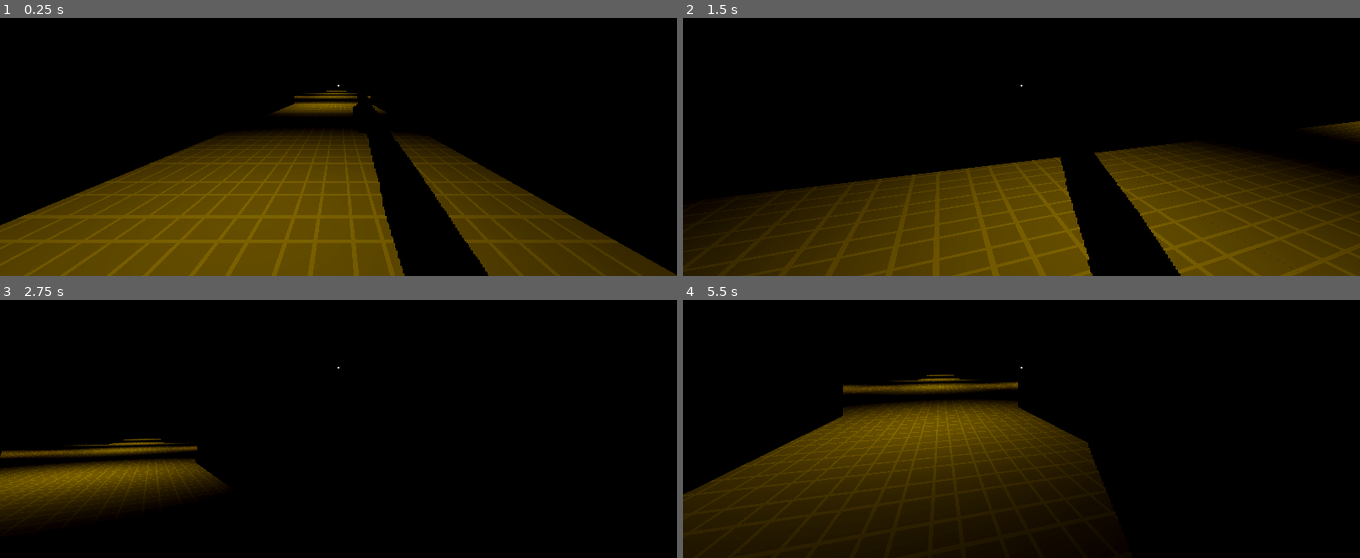
Above: before the commit, frames 1-4 (two rows, left to right).
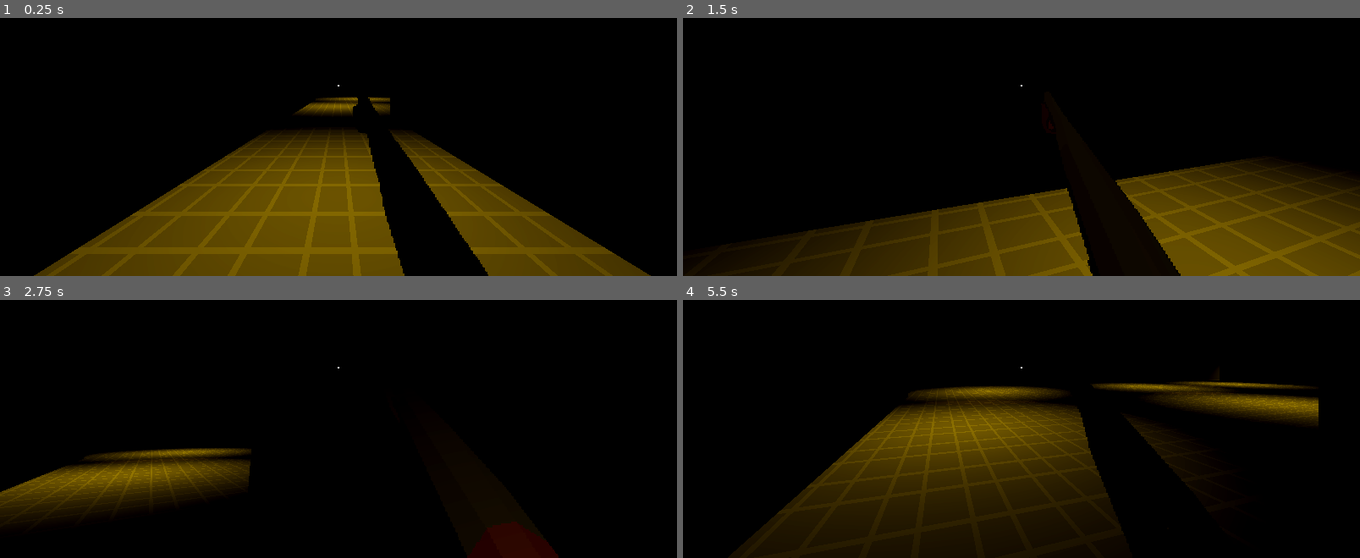
Above: after the commit, the same moments.

Repository: Rain-Gayming/zomboid-like
Game: Godot game, scene res://world/levels/level_2.tscn
Same seed, same stepped clock (60 frames per second), same inputs: the game is played once before the commit and once after it. Before the commit the project starts from res://world/levels/level_1.tscn.
Inputs (mouse positions are in pixels of both pictures, inside the frame that each line leads up to):
- Up to frame 1 (0.25 s): no input
- Up to frame 2 (1.5 s): move the mouse to (1055, 85) at 0.52 s; hold W (movement_forward) from 0.53 s (still down); click (1055, 85) at 0.6 s; tap Space (movement_jump) at 0.77 s; move the mouse to (987, 87) at 1.27 s; click (987, 87) at 1.35 s
- Up to frame 3 (2.75 s): keep holding W (movement_forward); tap Space (movement_jump) at 1.52 s; move the mouse to (352, 361) at 2.02 s; click (352, 361) at 2.1 s
- Up to frame 4 (5.5 s): keep holding W (movement_forward); move the mouse to (1014, 374) at 2.77 s; click (1014, 374) at 2.85 s; tap Space (movement_jump) at 3.02, 3.77, 4.52 s; move the mouse to (1068, 372) at 3.52 s; click (1068, 372) at 3.6 s; move the mouse to (967, 361) at 4.27 s; click (967, 361) at 4.35 s; move the mouse to (1028, 367) at 5.02 s; click (1028, 367) at 5.1 s

The runs differ from the first frame. In frame 1, 12% of the frame differs, in the area x 0-100%, y 28-100%; in frame 2, 15%, in the area x 0-100%, y 39-100%; in frame 3, 4.4%; in frame 4, 14%.

Commit message:
level 2 lighting redone

Diff:
--- a/project.godot
+++ b/project.godot
@@ -12,7 +12,7 @@
 
 config/name="college-scifi"
 config/tags=PackedStringArray("\"woke\"", "college", "fps")
-run/main_scene="res://world/levels/level_1.tscn"
+run/main_scene="res://world/levels/level_2.tscn"
 config/features=PackedStringArray("4.3", "Forward Plus")
 config/icon="res://icon.svg"
 
--- a/world/levels/level_1.tscn
+++ b/world/levels/level_1.tscn
@@ -9,6 +9,7 @@
 [ext_resource type="Material" uid="uid://erb7qvubcbe6" path="res://world/textures/door_metal_1_blue_skull.tres" id="6_q3dl2"]
 [ext_resource type="Material" uid="uid://cylqr05ywogtv" path="res://world/textures/door_metal_1_red_skull.tres" id="7_vuqg0"]
 [ext_resource type="Texture2D" uid="uid://y3am8nmsdk5c" path="res://world/textures/skull_blue.png" id="8_k5x7d"]
+[ext_resource type="PackedScene" uid="uid://ck8cd4d0pqbkc" path="res://world/world_environment.tscn" id="10_3iujp"]
 [ext_resource type="PackedScene" uid="uid://dtawguiwcrrbk" path="res://player/player.tscn" id="10_yh73b"]
 
 [sub_resource type="BoxMesh" id="BoxMesh_pc0nj"]
@@ -60,23 +61,6 @@
 amount = 0
 run_after_last = false
 
-[sub_resource type="ProceduralSkyMaterial" id="ProceduralSkyMaterial_r0rth"]
-sky_top_color = Color(0, 0, 0, 1)
-sky_horizon_color = Color(0, 0, 0, 1)
-sky_energy_multiplier = 0.0
-ground_bottom_color = Color(0.4383, 0.449628, 0.449629, 1)
-ground_horizon_color = Color(0.64625, 0.65575, 0.67075, 1)
-
-[sub_resource type="Sky" id="Sky_i86jo"]
-sky_material = SubResource("ProceduralSkyMaterial_r0rth")
-
-[sub_resource type="Environment" id="Environment_2jq6p"]
-background_mode = 2
-background_energy_multiplier = 0.2
-sky = SubResource("Sky_i86jo")
-tonemap_mode = 2
-glow_enabled = true
-
 [sub_resource type="CanvasTexture" id="CanvasTexture_vxamo"]
 
 [node name="level 1" type="Node3D"]
@@ -537,14 +521,7 @@
 use_collision = true
 mesh = SubResource("BoxMesh_pc0nj")
 
-[node name="WorldEnvironment" type="WorldEnvironment" parent="environment"]
-environment = SubResource("Environment_2jq6p")
-
-[node name="DirectionalLight3D" type="DirectionalLight3D" parent="environment/WorldEnvironment"]
-transform = Transform3D(-0.866024, -0.433016, 0.250001, 0, 0.499998, 0.866026, -0.500003, 0.749999, -0.43301, 0, 0, 0)
-light_energy = 0.0
-light_bake_mode = 1
-shadow_enabled = true
+[node name="WorldEnvironment" parent="environment" instance=ExtResource("10_3iujp")]
 
 [node name="ui" type="Control" parent="."]
 layout_mode = 3
@@ -767,14 +744,7 @@
 spot_range = 4096.0
 spot_angle = 55.9
 
-[node name="SpotLight3D25" type="SpotLight3D" parent="lights"]
-transform = Transform3D(1, 0, 0, 0, -4.37114e-08, 1, 0, -1, -4.37114e-08, -17, 9, 291)
-light_color = Color(0.738289, 0.598071, 0, 1)
-light_energy = 2.095
-light_bake_mode = 1
-shadow_enabled = true
-spot_range = 4096.0
-spot_angle = 55.9
+[node name="SpotLight3D25" parent="lights" instance=ExtResource("10_3iujp")]
 
 [node name="SpotLight3D5" type="SpotLight3D" parent="lights"]
 transform = Transform3D(1, 0, 0, 0, -4.37114e-08, 1, 0, -1, -4.37114e-08, -19, 9, 69)
--- a/world/levels/level_2.tscn
+++ b/world/levels/level_2.tscn
@@ -1,36 +1,16 @@
-[gd_scene load_steps=34 format=3 uid="uid://clxgh4dnwlwnt"]
+[gd_scene load_steps=24 format=3 uid="uid://clxgh4dnwlwnt"]
 
 [ext_resource type="Material" uid="uid://biqxo24gmgt04" path="res://world/textures/new_standard_material_3d.tres" id="1_uysxu"]
 [ext_resource type="Texture2D" uid="uid://bo75dfxkwjfq0" path="res://world/textures/floor_metal_1.png" id="2_46x1v"]
 [ext_resource type="Script" path="res://world/scripts/move_conditional.gd" id="3_3gw2b"]
-[ext_resource type="Script" path="res://player/player_movement.gd" id="3_q0782"]
-[ext_resource type="ArrayMesh" uid="uid://cv512x11wg0m4" path="res://entities/graphics/humanoid_mesh.obj" id="4_fdq08"]
 [ext_resource type="Script" path="res://world/scripts/condition.gd" id="4_uue0i"]
-[ext_resource type="Shader" path="res://shaders/outline.gdshader" id="5_f1x6d"]
 [ext_resource type="Texture2D" uid="uid://jns6vihsty5i" path="res://world/textures/door_metal_1_red_skull.png" id="5_km02x"]
 [ext_resource type="Texture2D" uid="uid://c573gc0i5pyut" path="res://world/textures/door_metal_1_blue_skull.png" id="6_mr38j"]
-[ext_resource type="Script" path="res://player/camera.gd" id="6_uxqjh"]
 [ext_resource type="PackedScene" uid="uid://4v7qsky7vifo" path="res://world/pickup_base.tscn" id="6_yi08u"]
-[ext_resource type="PackedScene" uid="uid://dlj4u2fwgy5s5" path="res://weapons/shotgun.tscn" id="7_qwa0t"]
 [ext_resource type="Texture2D" uid="uid://y3am8nmsdk5c" path="res://world/textures/skull_blue.png" id="7_rxlop"]
 [ext_resource type="Texture2D" uid="uid://dmm1kjjo4muuy" path="res://world/textures/skull_red.png" id="8_pl3bb"]
-[ext_resource type="PackedScene" uid="uid://dyieebvqet2es" path="res://entities/spawner.tscn" id="15_h7l5u"]
-
-[sub_resource type="ProceduralSkyMaterial" id="ProceduralSkyMaterial_2jl63"]
-sky_top_color = Color(0, 0, 0, 1)
-sky_horizon_color = Color(0, 0, 0, 1)
-sky_energy_multiplier = 0.0
-ground_bottom_color = Color(0.4383, 0.449628, 0.449629, 1)
-ground_horizon_color = Color(0.64625, 0.65575, 0.67075, 1)
-
-[sub_resource type="Sky" id="Sky_i86jo"]
-sky_material = SubResource("ProceduralSkyMaterial_2jl63")
-
-[sub_resource type="Environment" id="Environment_n2gx2"]
-background_mode = 2
-sky = SubResource("Sky_i86jo")
-tonemap_mode = 2
-glow_enabled = true
+[ext_resource type="PackedScene" uid="uid://ck8cd4d0pqbkc" path="res://world/world_environment.tscn" id="10_p220w"]
+[ext_resource type="PackedScene" uid="uid://dtawguiwcrrbk" path="res://player/player.tscn" id="11_d2ku5"]
 
 [sub_resource type="BoxMesh" id="BoxMesh_e02lv"]
 
@@ -89,35 +69,11 @@
 
 [sub_resource type="BoxMesh" id="BoxMesh_dgbvd"]
 
-[sub_resource type="ShaderMaterial" id="ShaderMaterial_pddes"]
-render_priority = 0
-shader = ExtResource("5_f1x6d")
-shader_parameter/shadows_enabled = true
-shader_parameter/highlights_enabled = true
-shader_parameter/shadow_strength = 0.4
-shader_parameter/highlight_strength = 0.1
-shader_parameter/highlight_color = Color(1, 1, 1, 1)
-shader_parameter/shadow_color = Color(0, 0, 0, 1)
-
-[sub_resource type="CapsuleShape3D" id="CapsuleShape3D_uowfd"]
-radius = 0.685569
-height = 3.68576
-
-[sub_resource type="BoxShape3D" id="BoxShape3D_3l0nh"]
-size = Vector3(1, 4.27051, 1)
-
 [sub_resource type="CanvasTexture" id="CanvasTexture_5f00d"]
 
 [node name="level_2" type="Node3D"]
 
 [node name="environment" type="Node3D" parent="."]
-
-[node name="DirectionalLight3D" type="DirectionalLight3D" parent="environment"]
-transform = Transform3D(-0.866023, -0.433016, 0.250001, 0, 0.499998, 0.866027, -0.500003, 0.749999, -0.43301, 0, 0, 0)
-sky_mode = 2
-
-[node name="WorldEnvironment" type="WorldEnvironment" parent="environment"]
-environment = SubResource("Environment_n2gx2")
 
 [node name="world" type="Node3D" parent="environment"]
 
@@ -153,6 +109,41 @@
 
 [node name="floor5" type="CSGMesh3D" parent="environment/world/blocks"]
 transform = Transform3D(-4.80825e-08, -88, 0, 1.1, -3.8466e-06, 0, 0, 0, 88.0001, -176.1, 0, 124.885)
+material_override = ExtResource("1_uysxu")
+use_collision = true
+mesh = SubResource("BoxMesh_e02lv")
+material = SubResource("StandardMaterial3D_ul4iw")
+
+[node name="floor6" type="CSGMesh3D" parent="environment/world/blocks"]
+transform = Transform3D(-4.80825e-08, -88, 0, 1.1, -3.8466e-06, 0, 0, 0, 88.0001, 0, 10, 36.9)
+material_override = ExtResource("1_uysxu")
+use_collision = true
+mesh = SubResource("BoxMesh_e02lv")
+material = SubResource("StandardMaterial3D_ul4iw")
+
+[node name="floor7" type="CSGMesh3D" parent="environment/world/blocks"]
+transform = Transform3D(-4.80825e-08, -88, 0, 1.1, -3.8466e-06, 0, 0, 0, 88.0001, -88, 10, 36.9)
+material_override = ExtResource("1_uysxu")
+use_collision = true
+mesh = SubResource("BoxMesh_e02lv")
+material = SubResource("StandardMaterial3D_ul4iw")
+
+[node name="floor8" type="CSGMesh3D" parent="environment/world/blocks"]
+transform = Transform3D(-4.80825e-08, -88, 0, 1.1, -3.8466e-06, 0, 0, 0, 88.0001, -88, 10, 124.885)
+material_override = ExtResource("1_uysxu")
+use_collision = true
+mesh = SubResource("BoxMesh_e02lv")
+material = SubResource("StandardMaterial3D_ul4iw")
+
+[node name="floor9" type="CSGMesh3D" parent="environment/world/blocks"]
+transform = Transform3D(-4.80825e-08, -88, 0, 1.1, -3.8466e-06, 0, 0, 0, 88.0001, -176.1, 10, 36.9)
+material_override = ExtResource("1_uysxu")
+use_collision = true
+mesh = SubResource("BoxMesh_e02lv")
+material = SubResource("StandardMaterial3D_ul4iw")
+
+[node name="floor10" type="CSGMesh3D" parent="environment/world/blocks"]
+transform = Transform3D(-4.80825e-08, -88, 0, 1.1, -3.8466e-06, 0, 0, 0, 88.0001, -176.1, 10, 124.885)
 material_override = ExtResource("1_uysxu")
 use_collision = true
 mesh = SubResource("BoxMesh_e02lv")
@@ -499,53 +490,6 @@
 transform = Transform3D(0.589185, 0, 0, 0, 0.19478, 0, 0, 0, 0.56205, 0, 0.656322, 0)
 sprite = ExtResource("8_pl3bb")
 tag = 2
-
-[node name="player" type="Node3D" parent="."]
-
-[node name="player" type="CharacterBody3D" parent="player"]
-script = ExtResource("3_q0782")
-current_speed = 14.0
-walk_speed = 6.0
-run_speed = 6.0
-sprint_speed = 6.0
-crouch_speed = 6.0
-acceleration = 6.0
-jump_height = 5.0
-
-[node name="player_mesh" type="CSGMesh3D" parent="player/player"]
-visible = false
-mesh = ExtResource("4_fdq08")
-material = SubResource("ShaderMaterial_pddes")
-
-[node name="CollisionShape3D" type="CollisionShape3D" parent="player/player"]
-transform = Transform3D(1, 0, 0, 0, 1, 0, 0, 0, 1, 0, 1.84637, -0.0775976)
-shape = SubResource("CapsuleShape3D_uowfd")
-
-[node name="Camera3D" type="Camera3D" parent="player/player" node_paths=PackedStringArray("player_body")]
-transform = Transform3D(-1, 0, 5.96046e-08, 0, 1, 0, -5.96046e-08, 0, -1, 0, 3.022, 0.706)
-size = 25.0
-near = 0.001
-far = 4170.65
-script = ExtResource("6_uxqjh")
-player_body = NodePath("..")
-
-[node name="shotgun" parent="player/player/Camera3D" node_paths=PackedStringArray("shoot_from") instance=ExtResource("7_qwa0t")]
-transform = Transform3D(1, 0, 0, 0, 1, 0, 0, 0, 1, -0.14859, -0.533362, -2.0621)
-shoot_from = NodePath("../RayCast3D")
-
-[node name="RayCast3D" type="RayCast3D" parent="player/player/Camera3D"]
-transform = Transform3D(1, 0, 0, 0, -4.37114e-08, -1, 0, 1, -4.37114e-08, 0, 0, 0)
-target_position = Vector3(0, -11.405, 0)
-
-[node name="collision_area" type="Area3D" parent="player/player"]
-
-[node name="CollisionShape3D" type="CollisionShape3D" parent="player/player/collision_area"]
-transform = Transform3D(1, 0, 0, 0, 1, 0, 0, 0, 1, 0, 1.63525, 0)
-shape = SubResource("BoxShape3D_3l0nh")
-
-[node name="AudioListener3D" type="AudioListener3D" parent="player/player"]
-transform = Transform3D(1, 0, 0, 0, 1, 0, 0, 0, 1, 0, 3.1, 0)
-current = true
 
 [node name="ui" type="Control" parent="."]
 layout_mode = 3
@@ -568,56 +512,153 @@
 grow_vertical = 2
 texture = SubResource("CanvasTexture_5f00d")
 
-[node name="Enemy_Tag_3_2" parent="." instance=ExtResource("15_h7l5u")]
-transform = Transform3D(0.5, 0, -0.866025, 0, 1, 0, 0.866025, 0, 0.5, -10.8082, 2.45, 43.1419)
-tag = 1
-
-[node name="Enemy_Tag_3_3" parent="." instance=ExtResource("15_h7l5u")]
-transform = Transform3D(0.5, 0, -0.866025, 0, 1, 0, 0.866025, 0, 0.5, -23.2082, 2.45, 58.3419)
-tag = 1
-
-[node name="Enemy_Tag_3_4" parent="." instance=ExtResource("15_h7l5u")]
-transform = Transform3D(0.5, 0, -0.866025, 0, 1, 0, 0.866025, 0, 0.5, -44.9082, 2.45, 52.2419)
-tag = 1
-
-[node name="Enemy_Tag_3_5" parent="." instance=ExtResource("15_h7l5u")]
-transform = Transform3D(0.5, 0, -0.866025, 0, 1, 0, 0.866025, 0, 0.5, -23.1082, 2.45, 31.1419)
-tag = 1
-
-[node name="Enemy_Tag_3_6" parent="." instance=ExtResource("15_h7l5u")]
-transform = Transform3D(0.5, 0, -0.866025, 0, 1, 0, 0.866025, 0, 0.5, -47.2082, 2.45, 41.4419)
-tag = 1
-
-[node name="Enemy_Tag_3_7" parent="." instance=ExtResource("15_h7l5u")]
-transform = Transform3D(0.5, 0, -0.866025, 0, 1, 0, 0.866025, 0, 0.5, -12.8082, 2.45, 61.1419)
-tag = 1
-
-[node name="test_enemy" parent="." instance=ExtResource("15_h7l5u")]
-transform = Transform3D(0.866025, 0, -0.5, 0, 1, 0, 0.5, 0, 0.866025, -127.197, 2.15, 65.7739)
-
-[node name="test_enemy2" parent="." instance=ExtResource("15_h7l5u")]
-transform = Transform3D(0.258819, 0, -0.965926, 0, 1, 0, 0.965926, 0, 0.258819, -125.297, 2.15, 68.4739)
-
-[node name="test_enemy3" parent="." instance=ExtResource("15_h7l5u")]
-transform = Transform3D(-0.258819, 0, -0.965926, 0, 1, 0, 0.965926, 0, -0.258819, -125.797, 2.15, 70.9739)
-
-[node name="test_enemy6" parent="." instance=ExtResource("15_h7l5u")]
-transform = Transform3D(-0.258819, 0, -0.965926, 0, 1, 0, 0.965926, 0, -0.258819, -97.5969, 2.15, 119.174)
-
-[node name="test_enemy7" parent="." instance=ExtResource("15_h7l5u")]
-transform = Transform3D(-0.258819, 0, -0.965926, 0, 1, 0, 0.965926, 0, -0.258819, -95.1969, 2.15, 122.174)
-
-[node name="test_enemy8" parent="." instance=ExtResource("15_h7l5u")]
-transform = Transform3D(-0.5, 0, -0.866026, 0, 1, 0, 0.866026, 0, -0.5, -98.0969, 2.15, 126.074)
-
-[node name="test_enemy9" parent="." instance=ExtResource("15_h7l5u")]
-transform = Transform3D(-0.020512, -0.151537, -0.988239, -0.0545531, 0.987144, -0.150237, 0.9983, 0.0508299, -0.0285152, -71.1969, 2.15, 118.574)
-
-[node name="test_enemy10" parent="." instance=ExtResource("15_h7l5u")]
-transform = Transform3D(-0.020512, -0.151537, -0.988239, -0.0545531, 0.987144, -0.150237, 0.9983, 0.0508299, -0.0285152, -74.4969, 2.15, 124.974)
-
-[node name="test_enemy4" parent="." instance=ExtResource("15_h7l5u")]
-transform = Transform3D(-0.965926, 0, -0.258819, 0, 1, 0, 0.258819, 0, -0.965926, -128.297, 2.15, 72.6739)
-
-[node name="test_enemy5" parent="." instance=ExtResource("15_h7l5u")]
-transform = Transform3D(-0.965926, 0, -0.258819, 0, 1, 0, 0.258819, 0, -0.965926, -100.597, 2.15, 75.2739)
+[node name="WorldEnvironment" parent="." instance=ExtResource("10_p220w")]
+
+[node name="player" parent="." instance=ExtResource("11_d2ku5")]
+transform = Transform3D(1, 0, 0, 0, 1, 0, 0, 0, 1, -0.138876, 0.55, 1.00478)
+
+[node name="lights" type="Node3D" parent="."]
+
+[node name="SpotLight3D17" type="SpotLight3D" parent="lights"]
+transform = Transform3D(1, 0, 0, 0, -4.37114e-08, 1, 0, -1, -4.37114e-08, -0.150302, 9, 8)
+light_color = Color(0.738289, 0.598071, 0, 1)
+light_energy = 2.095
+shadow_enabled = true
+spot_range = 4096.0
+spot_angle = 55.9
+
+[node name="SpotLight3D18" type="SpotLight3D" parent="lights"]
+transform = Transform3D(1, 0, 0, 0, -4.37114e-08, 1, 0, -1, -4.37114e-08, -0.150302, 9, 37)
+light_color = Color(0.738289, 0.598071, 0, 1)
+light_energy = 2.095
+shadow_enabled = true
+spot_range = 4096.0
+spot_angle = 55.9
+
+[node name="SpotLight3D19" type="SpotLight3D" parent="lights"]
+transform = Transform3D(1, 0, 0, 0, -4.37114e-08, 1, 0, -1, -4.37114e-08, -28.1503, 9, 37)
+light_color = Color(0.738289, 0.598071, 0, 1)
+light_energy = 2.095
+shadow_enabled = true
+spot_range = 4096.0
+spot_angle = 55.9
+
+[node name="SpotLight3D20" type="SpotLight3D" parent="lights"]
+transform = Transform3D(1, 0, 0, 0, -4.37114e-08, 1, 0, -1, -4.37114e-08, -54.1503, 9, 37)
+light_color = Color(0.738289, 0.598071, 0, 1)
+light_energy = 2.095
+shadow_enabled = true
+spot_range = 4096.0
+spot_angle = 55.9
+
+[node name="SpotLight3D21" type="SpotLight3D" parent="lights"]
+transform = Transform3D(1, 0, 0, 0, -4.37114e-08, 1, 0, -1, -4.37114e-08, -54.1503, 9, 57)
+light_color = Color(0.738289, 0.598071, 0, 1)
+light_energy = 2.095
+shadow_enabled = true
+spot_range = 4096.0
+spot_angle = 55.9
+
+[node name="SpotLight3D22" type="SpotLight3D" parent="lights"]
+transform = Transform3D(1, 0, 0, 0, -4.37114e-08, 1, 0, -1, -4.37114e-08, -33.1503, 9, 57)
+light_color = Color(0.738289, 0.598071, 0, 1)
+light_energy = 2.095
+shadow_enabled = true
+spot_range = 4096.0
+spot_angle = 55.9
+
+[node name="SpotLight3D23" type="SpotLight3D" parent="lights"]
+transform = Transform3D(1, 0, 0, 0, -4.37114e-08, 1, 0, -1, -4.37114e-08, -5.1503, 9, 57)
+light_color = Color(0.738289, 0.598071, 0, 1)
+light_energy = 2.095
+shadow_enabled = true
+spot_range = 4096.0
+spot_angle = 55.9
+
+[node name="SpotLight3D24" type="SpotLight3D" parent="lights"]
+transform = Transform3D(1, 0, 0, 0, -4.37114e-08, 1, 0, -1, -4.37114e-08, 24.8497, 9, 59)
+light_color = Color(0.738289, 0.598071, 0, 1)
+light_energy = 2.095
+shadow_enabled = true
+spot_range = 4096.0
+spot_angle = 55.9
+
+[node name="SpotLight3D25" type="SpotLight3D" parent="lights"]
+transform = Transform3D(1, 0, 0, 0, -4.37114e-08, 1, 0, -1, -4.37114e-08, -87.1503, 9, 31)
+light_color = Color(0.738289, 0.598071, 0, 1)
+light_energy = 2.095
+shadow_enabled = true
+spot_range = 4096.0
+spot_angle = 55.9
+
+[node name="SpotLight3D26" type="SpotLight3D" parent="lights"]
+transform = Transform3D(1, 0, 0, 0, -4.37114e-08, 1, 0, -1, -4.37114e-08, -73.1503, 9, 11)
+light_color = Color(0.738289, 0.598071, 0, 1)
+light_energy = 2.095
+shadow_enabled = true
+spot_range = 4096.0
+spot_angle = 55.9
+
+[node name="SpotLight3D27" type="SpotLight3D" parent="lights"]
+transform = Transform3D(1, 0, 0, 0, -4.37114e-08, 1, 0, -1, -4.37114e-08, -104.15, 9, 11)
+light_color = Color(0.738289, 0.598071, 0, 1)
+light_energy = 2.095
+shadow_enabled = true
+spot_range = 4096.0
+spot_angle = 55.9
+
+[node name="SpotLight3D28" type="SpotLight3D" parent="lights"]
+transform = Transform3D(1, 0, 0, 0, -4.37114e-08, 1, 0, -1, -4.37114e-08, -116.15, 9, 49)
+light_color = Color(0.738289, 0.598071, 0, 1)
+light_energy = 2.095
+shadow_enabled = true
+spot_range = 4096.0
+spot_angle = 55.9
+
+[node name="SpotLight3D29" type="SpotLight3D" parent="lights"]
+transform = Transform3D(1, 0, 0, 0, -4.37114e-08, 1, 0, -1, -4.37114e-08, -116.15, 9, 70)
+light_color = Color(0.738289, 0.598071, 0, 1)
+light_energy = 2.095
+shadow_enabled = true
+spot_range = 4096.0
+spot_angle = 55.9
+
+[node name="SpotLight3D30" type="SpotLight3D" parent="lights"]
+transform = Transform3D(1, 0, 0, 0, -4.37114e-08, 1, 0, -1, -4.37114e-08, -116.15, 9, 91)
+light_color = Color(0.738289, 0.598071, 0, 1)
+light_energy = 2.095
+shadow_enabled = true
+spot_range = 4096.0
+spot_angle = 55.9
+
+[node name="SpotLight3D31" type="SpotLight3D" parent="lights"]
+transform = Transform3D(1, 0, 0, 0, -4.37114e-08, 1, 0, -1, -4.37114e-08, -102.15, 9, 125)
+light_color = Color(0.738289, 0.598071, 0, 1)
+light_energy = 2.095
+shadow_enabled = true
+spot_range = 4096.0
+spot_angle = 55.9
+
+[node name="SpotLight3D32" type="SpotLight3D" parent="lights"]
+transform = Transform3D(1, 0, 0, 0, -4.37114e-08, 1, 0, -1, -4.37114e-08, -70.1503, 9, 125)
+light_color = Color(0.738289, 0.598071, 0, 1)
+light_energy = 2.095
+shadow_enabled = true
+spot_range = 4096.0
+spot_angle = 55.9
+
+[node name="SpotLight3D33" type="SpotLight3D" parent="lights"]
+transform = Transform3D(1, 0, 0, 0, -4.37114e-08, 1, 0, -1, -4.37114e-08, -70.1503, 9, 103)
+light_color = Color(0.738289, 0.598071, 0, 1)
+light_energy = 2.095
+shadow_enabled = true
+spot_range = 4096.0
+spot_angle = 55.9
+
+[node name="SpotLight3D34" type="SpotLight3D" parent="lights"]
+transform = Transform3D(1, 0, 0, 0, -4.37114e-08, 1, 0, -1, -4.37114e-08, -79.1503, 9, 69)
+light_color = Color(0.738289, 0.598071, 0, 1)
+light_energy = 2.095
+shadow_enabled = true
+spot_range = 4096.0
+spot_angle = 55.9
--- /dev/null
+++ b/world/world_environment.tscn
@@ -0,0 +1,27 @@
+[gd_scene load_steps=4 format=3 uid="uid://ck8cd4d0pqbkc"]
+
+[sub_resource type="ProceduralSkyMaterial" id="ProceduralSkyMaterial_r0rth"]
+sky_top_color = Color(0, 0, 0, 1)
+sky_horizon_color = Color(0, 0, 0, 1)
+sky_energy_multiplier = 0.0
+ground_bottom_color = Color(0.4383, 0.449628, 0.449629, 1)
+ground_horizon_color = Color(0.64625, 0.65575, 0.67075, 1)
+
+[sub_resource type="Sky" id="Sky_i86jo"]
+sky_material = SubResource("ProceduralSkyMaterial_r0rth")
+
+[sub_resource type="Environment" id="Environment_2jq6p"]
+background_mode = 2
+background_energy_multiplier = 0.2
+sky = SubResource("Sky_i86jo")
+tonemap_mode = 2
+glow_enabled = true
+
+[node name="WorldEnvironment" type="WorldEnvironment"]
+environment = SubResource("Environment_2jq6p")
+
+[node name="DirectionalLight3D" type="DirectionalLight3D" parent="."]
+transform = Transform3D(-0.866024, -0.433016, 0.250001, 0, 0.499998, 0.866026, -0.500003, 0.749999, -0.43301, 0, 0, 0)
+light_energy = 0.0
+light_bake_mode = 1
+shadow_enabled = true
Not shown: 1 places in world/levels/level_1.tscn that only renumber resources
